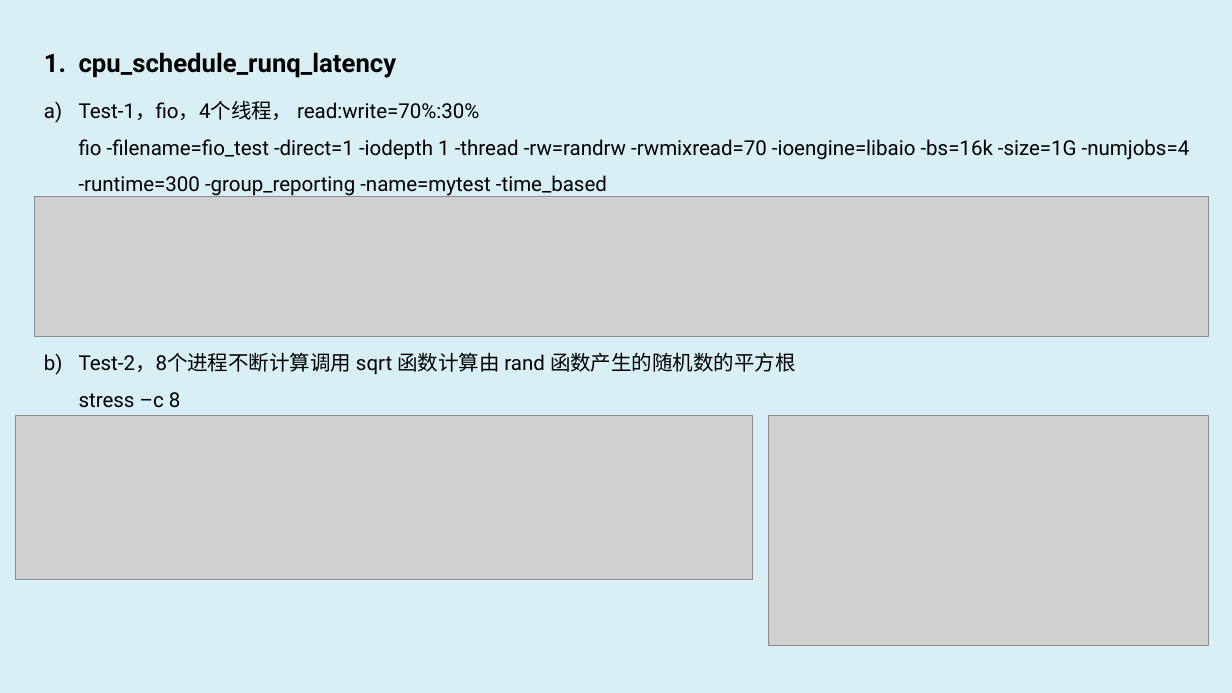
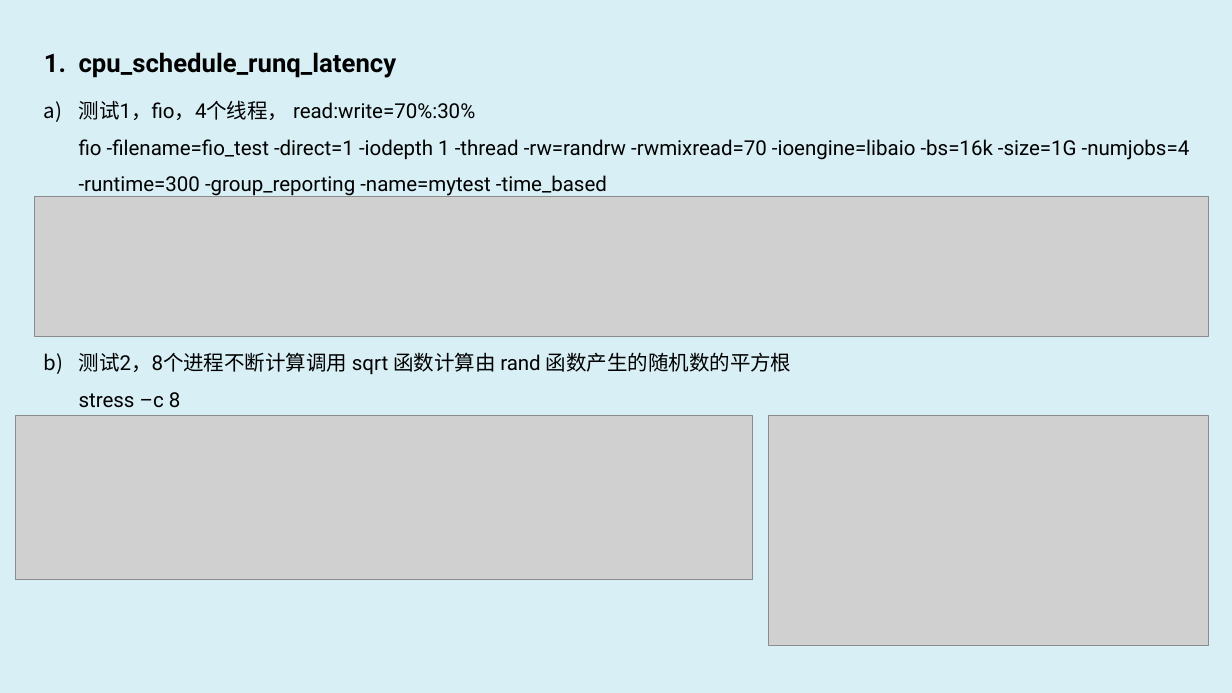
Before and after one commit to luxingwen/x-monitor, a slide deck: slide 2 of doc/x-monitor.eBPF Observe & Profiling.pptx. Drawn at 1232x693 pixels with LibreOffice and Linux fonts; fonts in the diff are those of the drawing; grey boxes stand for pictures. Boxes give left, top, right and bottom in pixels: in the first picture for what was removed or moved away, otherwise in the second. Text is boxed around its words. In the diff, an @@ line names an element or a change of style, - is before the commit and + after.

```diff
--- a/doc/x-monitor.eBPF Observe & Profiling.pptx
+++ b/doc/x-monitor.eBPF Observe & Profiling.pptx
@@ text at box(79, 100, 1190, 408): text changed @@
-b) Test-1，fio，4个线程， read:write=70%:30%
-   fio -filename=fio_test -direct=1 -iodepth 1 -thread -rw=randrw -rwmixread=70 -ioengine=libaio -bs=16k -size=1G -numjobs=4 -runtime=300 -group_reporting -name=mytest -time_based
-c) Test-2，8个进程不断计算调用 sqrt 函数计算由 rand 函数产生的随机数的平方根
-   stress –c 8
+b) 测试1，fio，4个线程， read:write=70%:30%
+   fio -filename=fio_test -direct=1 -iodepth 1 -thread -rw=randrw -rwmixread=70 -ioengine=libaio -bs=16k -size=1G -numjobs=4 -runtime=300 -group_reporting -name=mytest -time_based
+c) 测试2，8个进程不断计算调用 sqrt 函数计算由 rand 函数产生的随机数的平方根
+   stress –c 8
```
Also in this commit, not shown: 2 other slides changed, 1 slide added, 1 slide removed, 19 other files.
